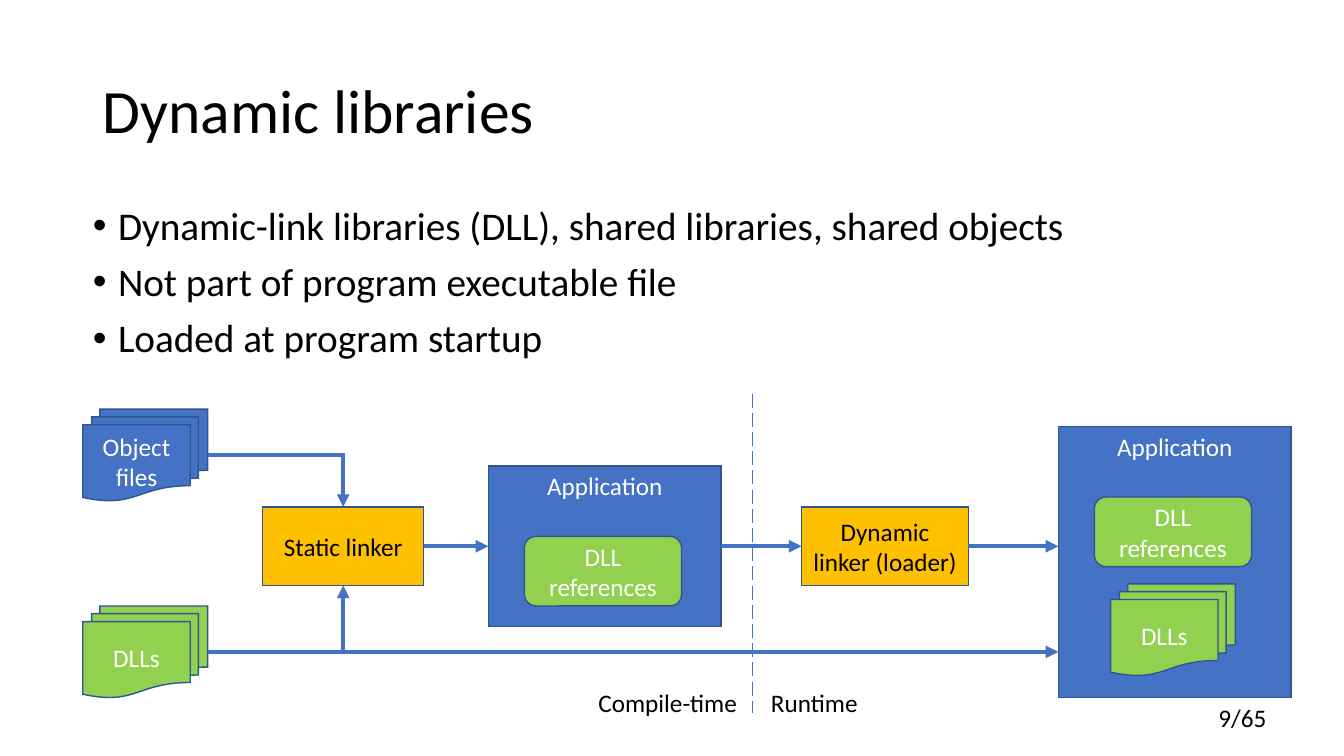
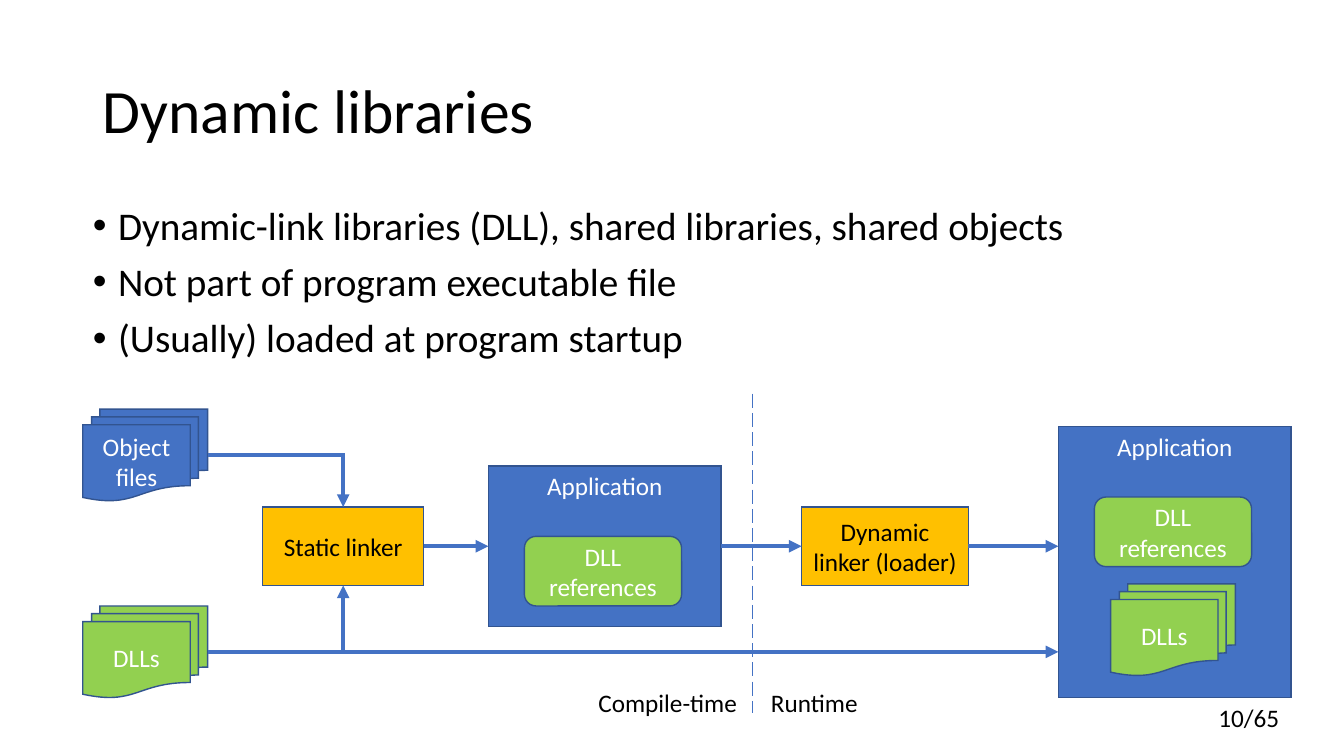
Before and after one commit to yugr/CppRussia, a slide deck: slide 10 of 2024/EN.pptx (slide 9 before the commit). Drawn at 1344x756 pixels with LibreOffice and Linux fonts; fonts in the diff are those of the drawing. Boxes give left, top, right and bottom in pixels: in the first picture for what was removed or moved away, otherwise in the second. Text is boxed around its words. In the diff, an @@ line names an element or a change of style, - is before the commit and + after.

```diff
--- a/2024/EN.pptx
+++ b/2024/EN.pptx
@@ text at [118,323,683,359]: text changed @@
-• Loaded at program startup
+• (Usually) loaded at program startup
@@ page number at [1218,709,1279,728]: text changed @@
-9/65
+10/65
```
Also in this commit, not shown: 17 other slides changed, 12 slides added, 2 slides removed.
